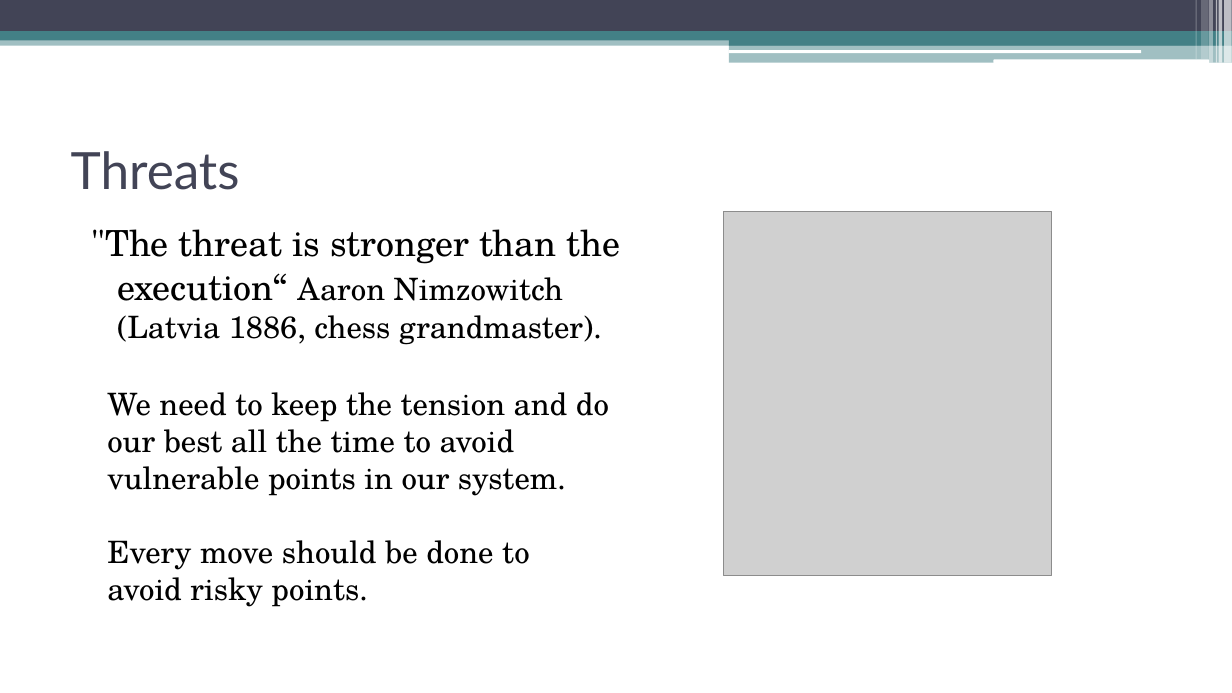
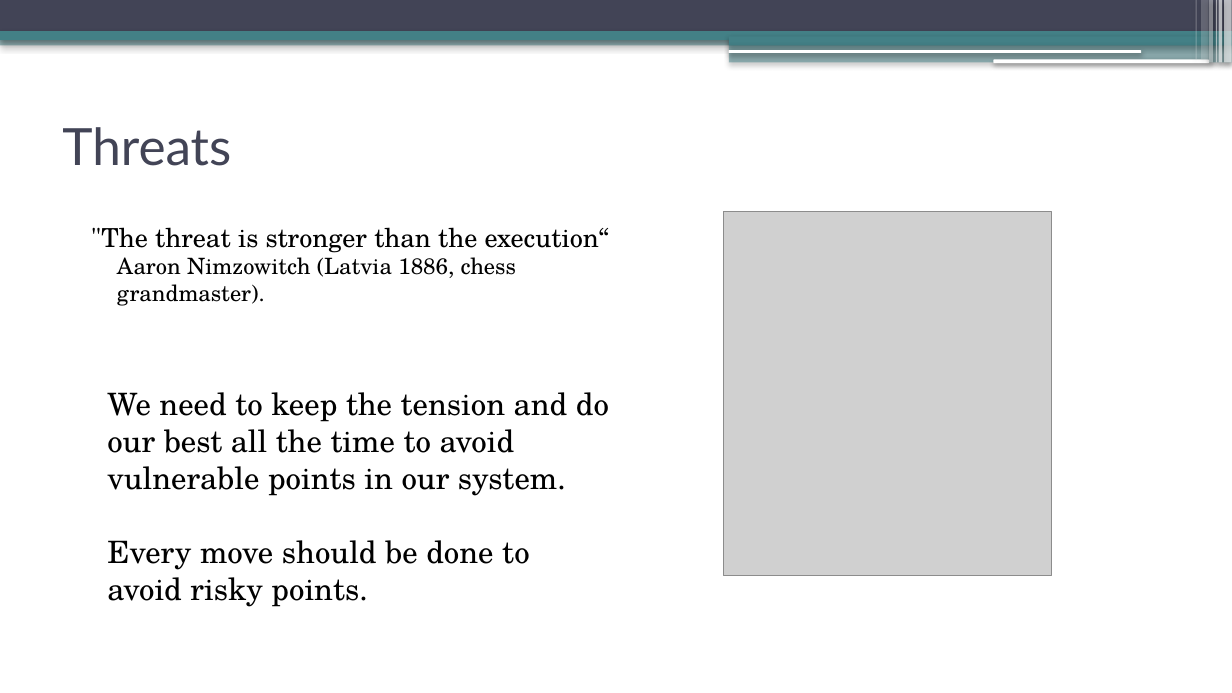
Before and after one commit to sebastianrevuelta/Chess, a slide deck: slide 4 of doc/Check (mate) to the vulnerabilities.pptx. Drawn at 1232x693 pixels with LibreOffice and Linux fonts; fonts in the diff are those of the drawing; grey boxes stand for pictures. Boxes give left, top, right and bottom in pixels: in the first picture for what was removed or moved away, otherwise in the second. Text is boxed around its words. In the diff, an @@ line names an element or a change of style, - is before the commit and + after.

```diff
--- a/doc/Check (mate) to the vulnerabilities.pptx
+++ b/doc/Check (mate) to the vulnerabilities.pptx
@@ shadow on in 13 elements at (0,37,1232,45), (0,0,1232,31), (0,31,1232,41), (729,36,1232,45), (729,44,1232,63), (728,50,1141,53), (994,59,1209,63), (1225,0,1232,63), (1219,0,1223,63), (1216,0,1217,63), (1210,0,1214,63), (1202,0,1209,59), (1196,0,1197,59) @@
@@ text "Threats": place and size @@
-text "Threats" at (71,151,240,190)
+text "Threats" at (62,127,231,166)
@@ text ""The threat is stronger than ..." at (91,227,609,306): size 28 to 20.4 pt in ""The threat is stronger than the execution“"; size 24 to 17.5 pt in "Aaron Nimzowitch (Latvia 1886, chess grandmaster)." @@
```
Also in this commit, not shown: 22 other slides changed, 12 slides added, 9 slides removed.
